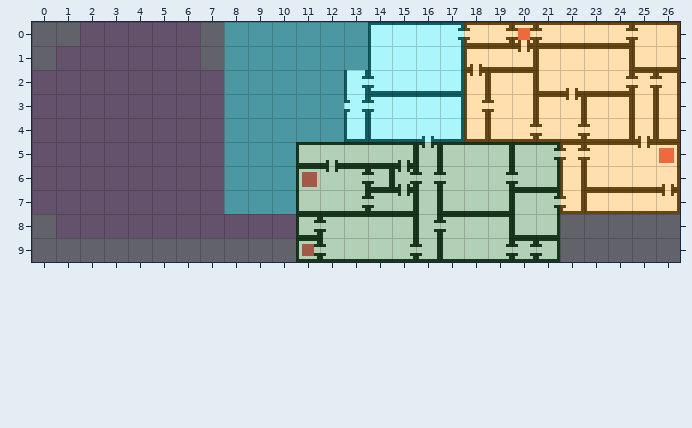
Two versions of a level (Tiled map, assets/data/levels/minimap.tmx). This is how it looked before the edit.
Cells are 8x8 px. Shown: x 0..26, y 0..9.
After the commit:
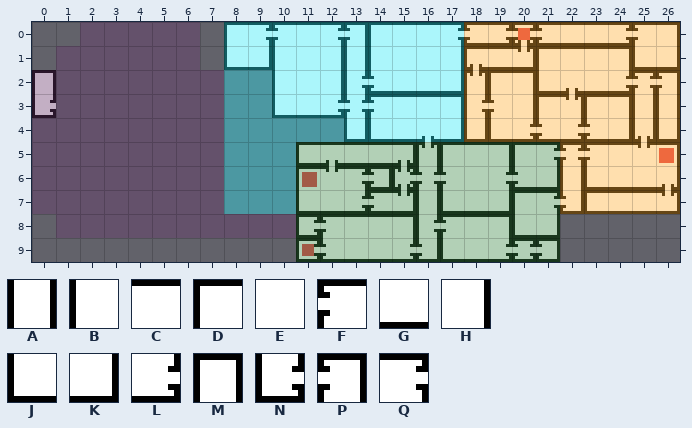
Key: from "minimap": A 13, B 20, C 21, D 22, E 24, F 27, G 28, H 29, J 30, K 31, L 38, M 39, N 48, P 50, Q 55.
_ is an empty cell.
Changes in this commit:
Layer "MapLayer":
Tile A is added in row 1 at x 13.
Tile B is added in rows 1 to 2 at x 10.
Tile C is added in row 0 at x 11.
Tile D is added in row 0 at x 8.
Tile E is added in rows 1 to 2 at x 11.
Tile F is added in row 0 at x 10.
Tile G is added in row 3 at x 11.
Tile H is added in rows 1 to 2 at x 12.
Tile J is added in row 1 at x 8; in row 3 at x 10.
Tile K is added in row 1 at x 9.
Tile L is added in row 3 at x 12.
Tile M is added in row 2 at x 0.
Tile N is added in row 3 at x 0.
Tile P is added in row 0 at x 13.
Tile Q is added in row 0 at x 9 and 12.
